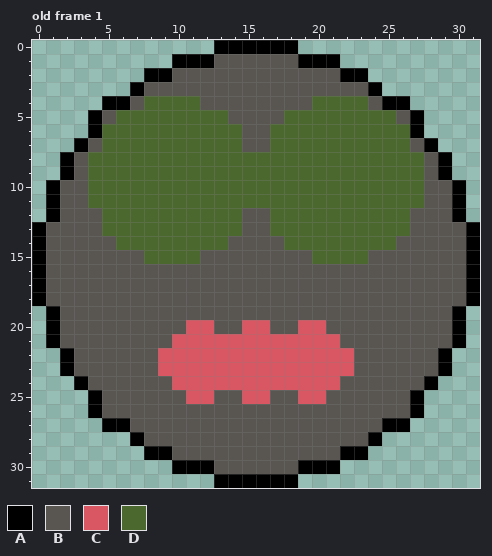
Pixel-art file, stored at assets/perry_pinball/pinball.aseprite. Above: the version before the commit.
32x32 pixels, 1 frame. Shown: old frame 1. The commit also changed other frames, which this record leaves out.
Visible layers, top first: "Layer 2", "Layer 1".
Palette (. is transparent): A #000000  B #595652  C #d95763  D #4b692f
Pixels before, old frame 1, first column x 0:
 0 .............AAAAAA.............
 1 ..........AAABBBBBBAAA..........
 2 ........AABBBBBBBBBBBBAA........
 3 .......ABBBBBBBBBBBBBBBBA.......
 4 .....AABDDDDBBBBBBBBDDDDBAA.....
 5 ....ABDDDDDDDDBBBBDDDDDDDDBA....
 6 ....ADDDDDDDDDDBBDDDDDDDDDDA....
 7 ...ABDDDDDDDDDDBBDDDDDDDDDDBA...
 8 ..ABDDDDDDDDDDDDDDDDDDDDDDDDBA..
 9 ..ABDDDDDDDDDDDDDDDDDDDDDDDDBA..
10 .ABBDDDDDDDDDDDDDDDDDDDDDDDDBBA.
11 .ABBDDDDDDDDDDDDDDDDDDDDDDDDBBA.
12 .ABBBDDDDDDDDDDBBDDDDDDDDDDBBBA.
13 ABBBBDDDDDDDDDDBBDDDDDDDDDDBBBBA
14 ABBBBBDDDDDDDDBBBBDDDDDDDDBBBBBA
15 ABBBBBBBDDDDBBBBBBBBDDDDBBBBBBBA
16 ABBBBBBBBBBBBBBBBBBBBBBBBBBBBBBA
17 ABBBBBBBBBBBBBBBBBBBBBBBBBBBBBBA
18 ABBBBBBBBBBBBBBBBBBBBBBBBBBBBBBA
19 .ABBBBBBBBBBBBBBBBBBBBBBBBBBBBA.
20 .ABBBBBBBBBCCBBCCBBCCBBBBBBBBBA.
21 .ABBBBBBBBCCCCCCCCCCCCBBBBBBBBA.
22 ..ABBBBBBCCCCCCCCCCCCCCBBBBBBA..
23 ..ABBBBBBCCCCCCCCCCCCCCBBBBBBA..
24 ...ABBBBBBCCCCCCCCCCCCBBBBBBA...
25 ....ABBBBBBCCBBCCBBCCBBBBBBA....
26 ....ABBBBBBBBBBBBBBBBBBBBBBA....
27 .....AABBBBBBBBBBBBBBBBBBAA.....
28 .......ABBBBBBBBBBBBBBBBA.......
29 ........AABBBBBBBBBBBBAA........
30 ..........AAABBBBBBAAA..........
31 .............AAAAAA.............
New version:
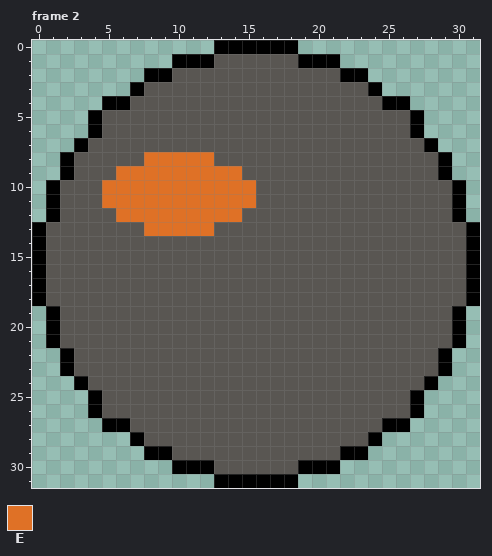
Colours new in this view: E #df7126
A new or re-ordered frame is compared with the old frame closest to it.
From old to new:
frames 1 -> 7
layer "Layer 3" added
Changed rows in their new state; - is an unchanged pixel.
Frame 2 is new; against old frame 1, layers "Layer 3", "Layer 2":
first column x 4:
 4 ----BBBB--------BBBB----
 5 --BBBBBBBB----BBBBBBBB--
 6 -BBBBBBBBBB--BBBBBBBBBB-
 7 -BBBBBBBBBB--BBBBBBBBBB-
 8 BBBBEEEEEBBBBBBBBBBBBBBB
 9 BBEEEEEEEEEBBBBBBBBBBBBB
10 BEEEEEEEEEEEBBBBBBBBBBBB
11 BEEEEEEEEEEEBBBBBBBBBBBB
12 -BEEEEEEEEE--BBBBBBBBBB-
13 -BBBEEEEEBB--BBBBBBBBBB-
14 --BBBBBBBB----BBBBBBBB--
15 ----BBBB--------BBBB----
first column x 9:
20 --BB--BB--BB--
21 -BBBBBBBBBBBB-
22 BBBBBBBBBBBBBB
23 BBBBBBBBBBBBBB
24 -BBBBBBBBBBBB-
25 --BB--BB--BB--
Where, in picture pixels (left, top, right, bottom), the same in both pictures:
changed: (88, 96, 424, 404)
